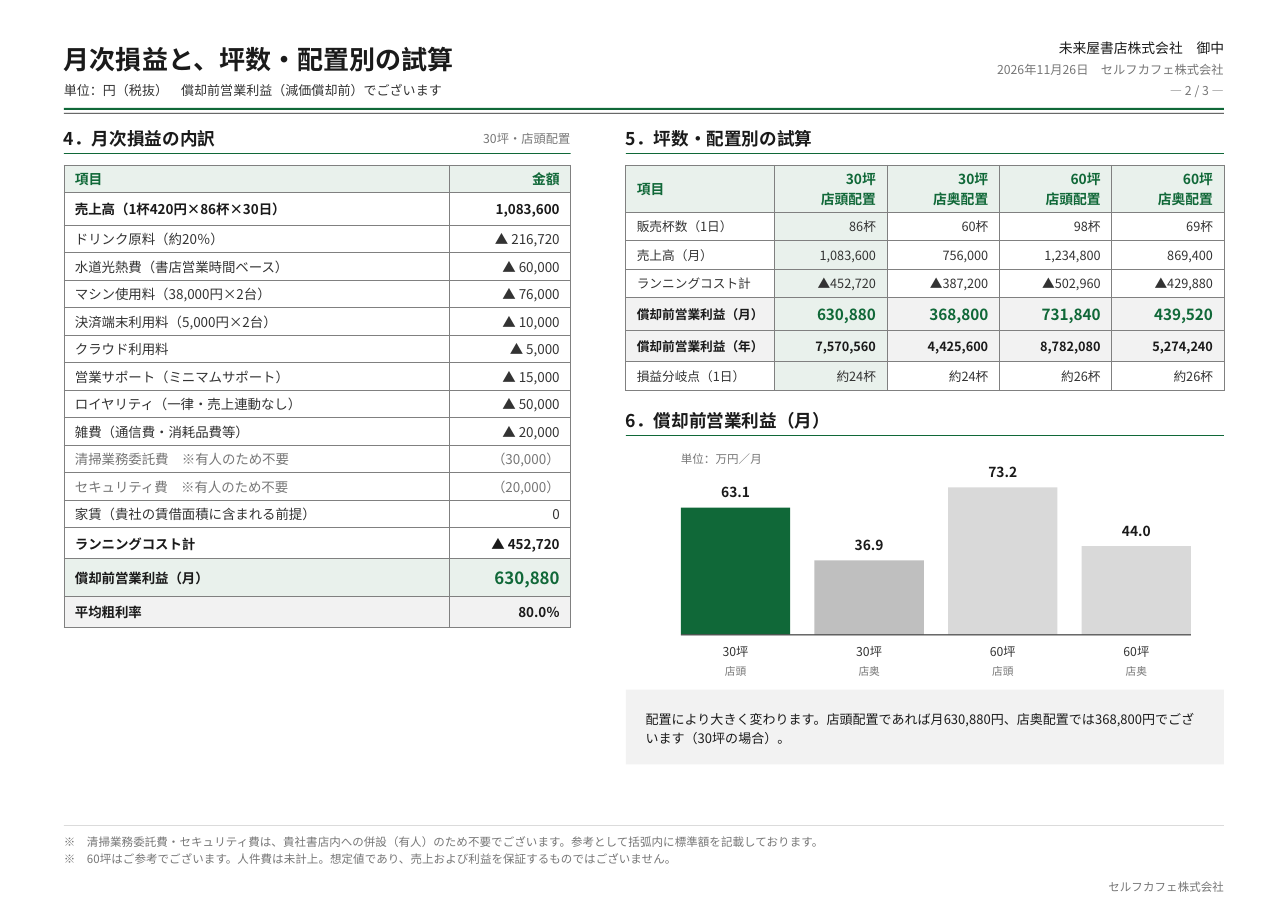
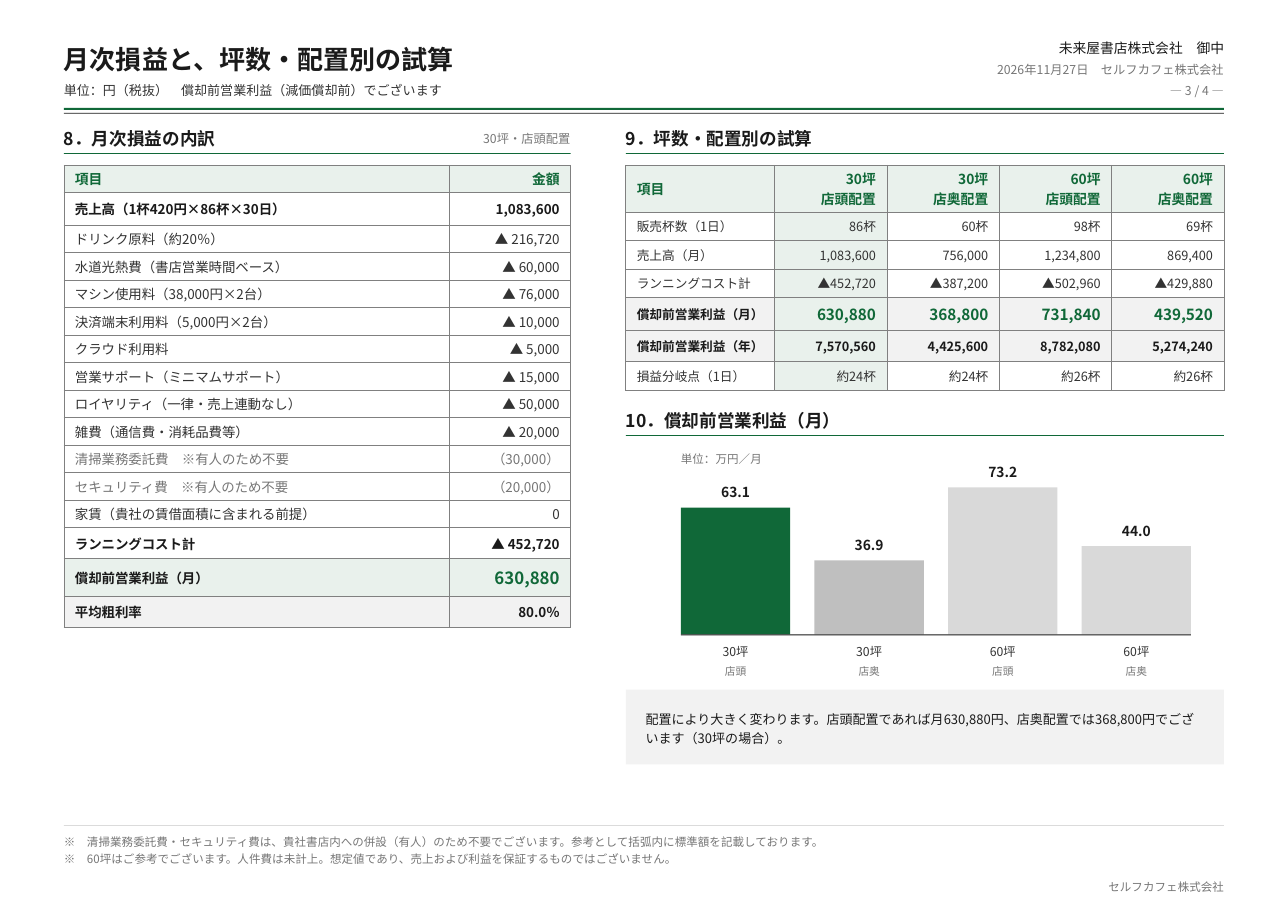
Before and after one commit to a5408071-cmd/suzuki-ceo, a slide deck: slide 3 of selfcafe-sendai-fc/sendai-fc.pptx (slide 2 before the commit). Drawn at 1288x911 pixels with LibreOffice and Linux fonts; fonts in the diff are those of the drawing. Boxes give left, top, right and bottom in pixels: in the first picture for what was removed or moved away, otherwise in the second. Text is boxed around its words. In the diff, an @@ line names an element or a change of style, - is before the commit and + after.

```diff
--- a/selfcafe-sendai-fc/sendai-fc.pptx
+++ b/selfcafe-sendai-fc/sendai-fc.pptx
@@ text at (997,64,1224,75): text changed @@
-2026年11月26日 セルフカフェ株式会社
+2026年11月27日 セルフカフェ株式会社
@@ text at (1185,86,1209,95): text changed @@
-― 2 / 3 ―
+― 3 / 4 ―
@@ text at (64,130,215,147): text changed @@
-4．月次損益の内訳
+8．月次損益の内訳
@@ text at (626,130,813,147): text changed @@
-5．坪数・配置別の試算
+9．坪数・配置別の試算
@@ text at (626,412,841,429): text changed @@
-6．償却前営業利益（月）
+10．償却前営業利益（月）
```
Also in this commit, not shown: 2 other slides changed, 1 slide added, 6 other files.
